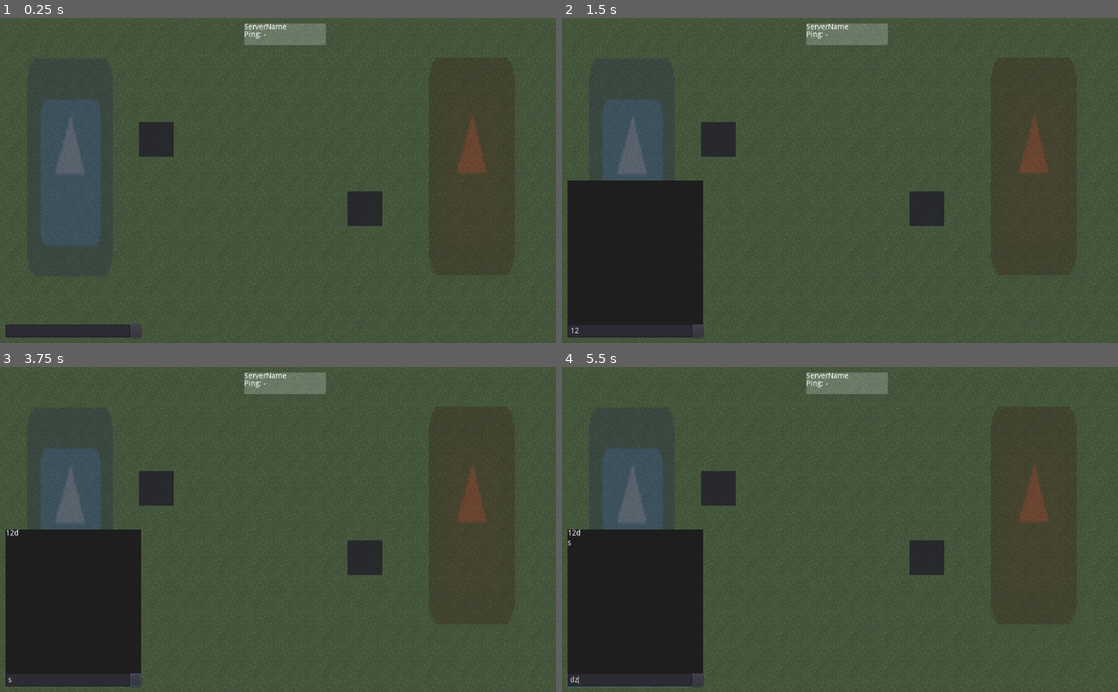
Above: before the commit, frames 1-4 (two rows, left to right).
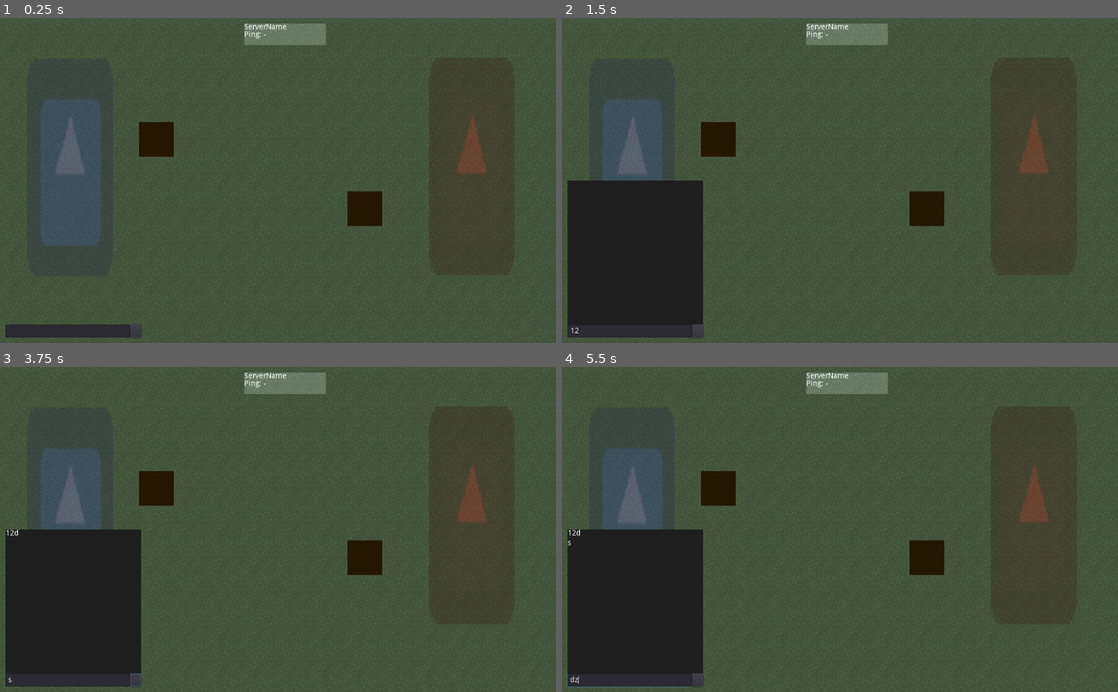
Above: after the commit, the same moments.

Repository: Arthurmtro/gdtCounterStroke
Game: Godot game, scene res://scenes/game_world.tscn
Same seed, same stepped clock (60 frames per second), same inputs: the game is played once before the commit and once after it. This scene is started directly instead of the project's main scene. The engine's default icon, where the game draws it, is replaced by a stand-in: a white triangle on a blue panel in a dark square.
Inputs (mouse positions are in pixels of both pictures, inside the frame that each line leads up to):
- Up to frame 1 (0.25 s): no input
- Up to frame 2 (1.5 s): click (628, 330) at 0.52 s; type "12" at 0.6 s; click (845, 196) at 1.25 s
- Up to frame 3 (3.75 s): click (133, 679) at 2 s; tap Enter (ui_accept) at 2.75, 3.02, 3.5 s; move the mouse to (400, 513) at 2.77 s; hold D (move_right) 2.78-3.53 s; hold Tab (toggle_score) 2.78-3.53 s; move the mouse to (166, 545) at 3.52 s; hold S (move_down) from 3.53 s (still down); tap Tab (toggle_score) at 3.6 s
- Up to frame 4 (5.5 s): tap Enter (ui_accept) at 3.77, 4.25, 5, 5.27 s; move the mouse to (895, 458) at 4.27 s; release S (move_down) at 4.28 s; hold D (move_right) 4.28-5.03 s; hold Tab (toggle_score) 4.28-5.03 s; move the mouse to (812, 594) at 5.02 s; hold Z (move_up) from 5.03 s (still down); tap Tab (toggle_score) at 5.1 s

The runs differ from the first frame. In frame 1, 1.3% of the frame differs, in the area x 25-69%, y 32-65%; in frame 2, 1.3%; in frame 3, 1.3%; in frame 4, 1.3%.

Commit message:
team sprite and collision bug

Diff:
--- a/scenes/game_world.tscn
+++ b/scenes/game_world.tscn
@@ -21,9 +21,6 @@
 [sub_resource type="CanvasItemMaterial" id=4]
 blend_mode = 4
 light_mode = 1
-
-[sub_resource type="CircleShape2D" id=5]
-radius = 101.325
 
 [node name="GameWorld" type="Node2D"]
 script = ExtResource( 1 )
@@ -263,16 +260,5 @@
 [node name="PlayerRoot" parent="." instance=ExtResource( 5 )]
 visible = false
 position = Vector2( -67.3406, 228.356 )
-move_speed = 300
-
-[node name="Area2D" type="Area2D" parent="."]
-position = Vector2( -181.621, -64.2187 )
-input_pickable = false
-priority = 1.0
-collision_layer = 63
-
-[node name="CollisionShape2D" type="CollisionShape2D" parent="Area2D"]
-position = Vector2( 49.7422, 39.1909 )
-shape = SubResource( 5 )
 [connection signal="pressed" from="HUD/btClearFocus" to="." method="_on_btClearFocus_pressed"]
 [connection signal="value_changed" from="HUD/PanelFakeLatency/txtFakeLatency" to="." method="_on_txtFakeLatency_value_changed"]
--- a/scenes/player.tscn
+++ b/scenes/player.tscn
@@ -1,19 +1,40 @@
-[gd_scene load_steps=5 format=2]
+[gd_scene load_steps=13 format=2]
 
-[ext_resource path="res://icon.png" type="Texture" id=1]
+[ext_resource path="res://assets/Hero/Hero_Pistol/Hero_Pistol.png" type="Texture" id=1]
 [ext_resource path="res://scripts/player.gd" type="Script" id=2]
 [ext_resource path="res://assets/light_mask.jpg" type="Texture" id=3]
+[ext_resource path="res://assets/Hero/Hero_Walk/With Kneepads/4.png" type="Texture" id=4]
+[ext_resource path="res://assets/Hero/Hero_Walk/With Kneepads/5.png" type="Texture" id=5]
+[ext_resource path="res://assets/Hero/Hero_Walk/With Kneepads/6.png" type="Texture" id=6]
+[ext_resource path="res://assets/Hero/Hero_Walk/With Kneepads/3.png" type="Texture" id=7]
+[ext_resource path="res://assets/Hero/Hero_Walk/With Kneepads/2.png" type="Texture" id=8]
+[ext_resource path="res://assets/Hero/Hero_Walk/With Kneepads/1.png" type="Texture" id=9]
+[ext_resource path="res://assets/Hero/Hero_Walk/With Kneepads/7.png" type="Texture" id=10]
+
+[sub_resource type="SpriteFrames" id=2]
+animations = [ {
+"frames": [ ExtResource( 9 ), ExtResource( 8 ), ExtResource( 7 ), ExtResource( 4 ), ExtResource( 5 ), ExtResource( 6 ), ExtResource( 10 ) ],
+"loop": true,
+"name": "walk",
+"speed": 8.0
+} ]
 
 [sub_resource type="CircleShape2D" id=1]
-radius = 23.4999
+radius = 11.9954
 
 [node name="PlayerRoot" type="KinematicBody2D"]
+scale = Vector2( 2, 2 )
 z_as_relative = false
 script = ExtResource( 2 )
 
-[node name="icon" type="Sprite" parent="."]
+[node name="Anim" type="AnimatedSprite" parent="."]
 rotation = -1.5708
-scale = Vector2( 0.6, 0.6 )
+frames = SubResource( 2 )
+animation = "walk"
+frame = 6
+
+[node name="torso" type="Sprite" parent="."]
+rotation = 1.5708
 texture = ExtResource( 1 )
 
 [node name="CollisionShape2D" type="CollisionShape2D" parent="."]
@@ -24,7 +45,7 @@
 light_mask = 32
 
 [node name="light" type="Light2D" parent="Camera2D"]
-position = Vector2( -99.934, 88.0697 )
+position = Vector2( -89.3681, 97.5035 )
 texture = ExtResource( 3 )
 texture_scale = 13.37
 energy = 0.5
--- /dev/null
+++ b/scenes/player2.tscn
@@ -0,0 +1,54 @@
+[gd_scene load_steps=13 format=2]
+
+[ext_resource path="res://scripts/player.gd" type="Script" id=2]
+[ext_resource path="res://assets/light_mask.jpg" type="Texture" id=3]
+[ext_resource path="res://assets/Soldat/Walk/SW_07.png" type="Texture" id=4]
+[ext_resource path="res://assets/Soldat/Soldier.png" type="Texture" id=5]
+[ext_resource path="res://assets/Soldat/Walk/SW_02.png" type="Texture" id=6]
+[ext_resource path="res://assets/Soldat/Walk/SW_05.png" type="Texture" id=7]
+[ext_resource path="res://assets/Soldat/Walk/SW_01.png" type="Texture" id=8]
+[ext_resource path="res://assets/Soldat/Walk/SW_03.png" type="Texture" id=9]
+[ext_resource path="res://assets/Soldat/Walk/SW_04.png" type="Texture" id=10]
+[ext_resource path="res://assets/Soldat/Walk/SW_06.png" type="Texture" id=11]
+
+[sub_resource type="SpriteFrames" id=1]
+animations = [ {
+"frames": [ ExtResource( 8 ), ExtResource( 6 ), ExtResource( 9 ), ExtResource( 10 ), ExtResource( 7 ), ExtResource( 11 ), ExtResource( 4 ) ],
+"loop": true,
+"name": "walk",
+"speed": 8.0
+} ]
+
+[sub_resource type="CircleShape2D" id=2]
+radius = 11.9954
+
+[node name="PlayerRoot" type="KinematicBody2D"]
+scale = Vector2( 2, 2 )
+z_as_relative = false
+script = ExtResource( 2 )
+
+[node name="Anim" type="AnimatedSprite" parent="."]
+rotation = -1.5708
+frames = SubResource( 1 )
+animation = "walk"
+frame = 6
+
+[node name="torso" type="Sprite" parent="."]
+rotation = 1.5708
+texture = ExtResource( 5 )
+
+[node name="CollisionShape2D" type="CollisionShape2D" parent="."]
+light_mask = 3
+shape = SubResource( 2 )
+
+[node name="Camera2D" type="Camera2D" parent="."]
+light_mask = 32
+
+[node name="light" type="Light2D" parent="Camera2D"]
+position = Vector2( -89.3681, 97.5035 )
+texture = ExtResource( 3 )
+texture_scale = 13.37
+energy = 0.5
+range_layer_max = 15
+shadow_enabled = true
+shadow_color = Color( 0, 0, 0, 1 )
--- a/scripts/game_world.gd
+++ b/scripts/game_world.gd
@@ -292,6 +292,8 @@
 	print("Spawning actor for player ", pinfo.name, "(", pinfo.net_id, ") - ", spawn_index)
 
 	# Load the scene and create an instance
+	if (pinfo.team_id == 2):
+		pinfo.actor_path = "res://scenes/player2.tscn"
 	var pclass = load(pinfo.actor_path)
 	var nactor = pclass.instance()
 	# Setup player customization (well, the color)
--- a/scripts/player.gd
+++ b/scripts/player.gd
@@ -26,7 +26,8 @@
 
 
 func set_dominant_color(color):
-	$icon.modulate = color
+	#$icon.modulate = color
+	pass
 
 
 func gather_input():
@@ -37,6 +38,12 @@
 		right = Input.is_action_pressed("move_right"),
 		mouse_pos = get_global_mouse_position(),
 	}
+
+	if (input_data.up or input_data.down or input_data.left or input_data.right):
+		$Anim.playing = true
+	else:
+		$Anim.playing = false
+		$Anim.frame = 6
 
 	if (get_tree().is_network_server()):
 		# On the server, direcly cache the input data
--- a/tilesets/tileset01.tres
+++ b/tilesets/tileset01.tres
@@ -68,7 +68,7 @@
 4/name = "void"
 4/texture = ExtResource( 1 )
 4/tex_offset = Vector2( 0, 0 )
-4/modulate = Color( 1, 1, 1, 1 )
+4/modulate = Color( 0.92549, 0.564706, 0, 1 )
 4/region = Rect2( 0, 256, 64, 64 )
 4/tile_mode = 0
 4/occluder_offset = Vector2( 32, 32 )
Binary file added: assets/Hero/Effects/Explode/1.png
Not shown, added: assets/Hero/Effects/Explode/1.png.import
Binary file added: assets/Hero/Effects/Explode/2.png
Not shown, added: assets/Hero/Effects/Explode/2.png.import
Binary file added: assets/Hero/Effects/Explode/3.png
Not shown, added: assets/Hero/Effects/Explode/3.png.import
Binary file added: assets/Hero/Effects/Explode/4.png
Not shown, added: assets/Hero/Effects/Explode/4.png.import
Binary file added: assets/Hero/Effects/Explode/Explode Source.png
Not shown, added: assets/Hero/Effects/Explode/Explode Source.png.import
Binary file added: assets/Hero/Effects/Flamethrower/1.png
Not shown, added: assets/Hero/Effects/Flamethrower/1.png.import
(and 214 more such lines)
